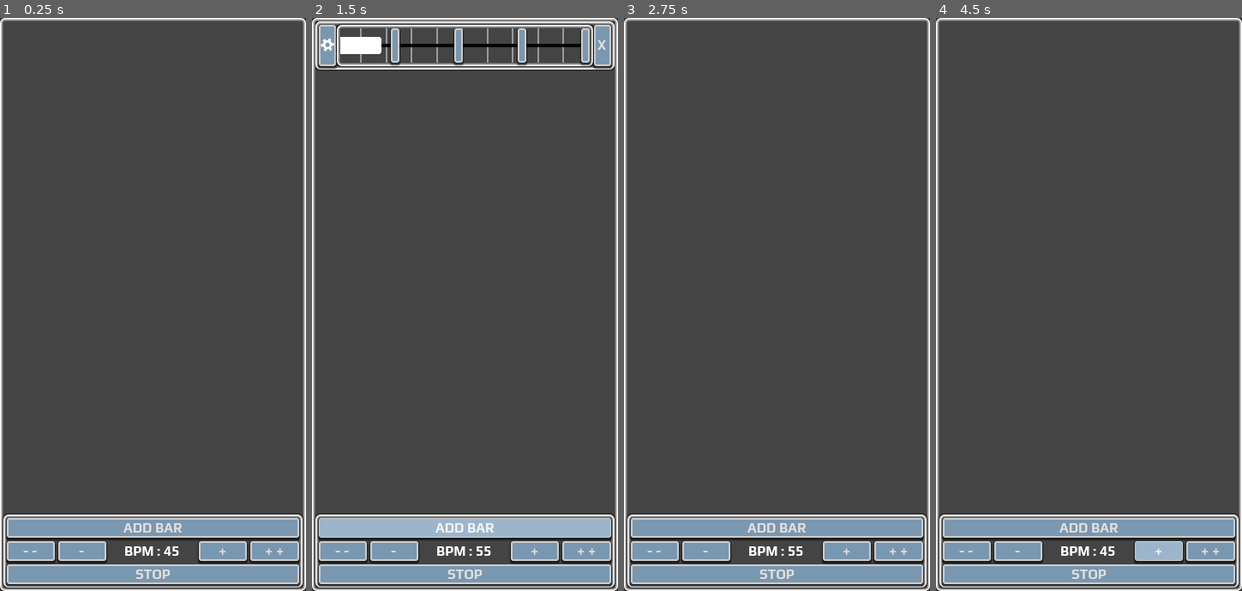
Above: before the commit, frames 1-4 (left to right).
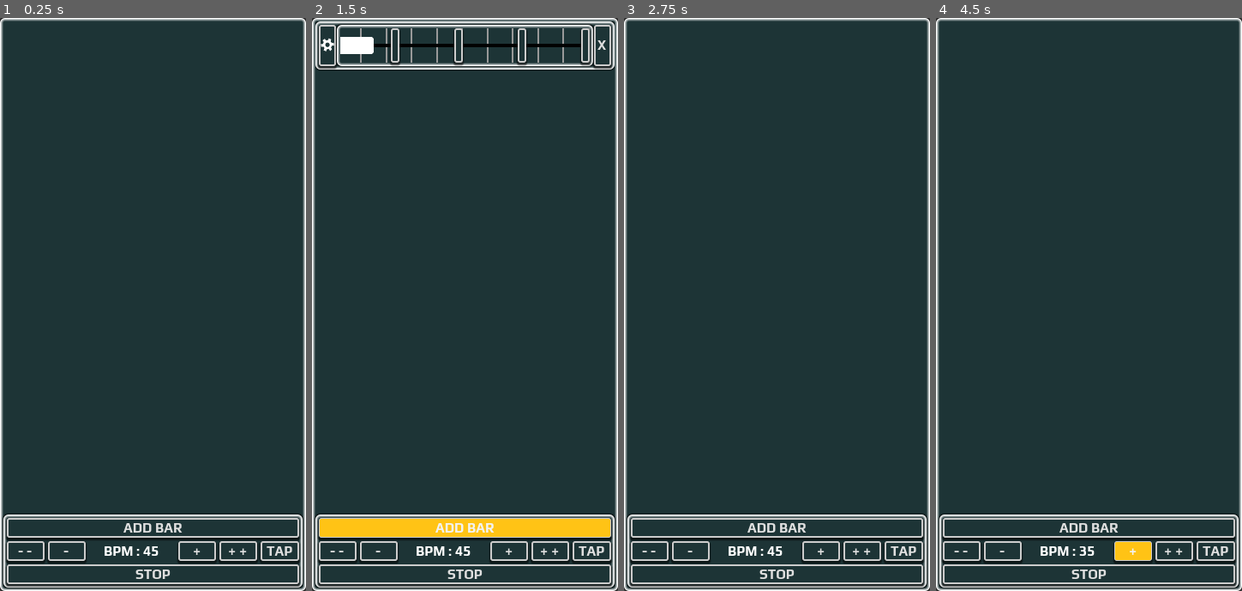
Above: after the commit, the same moments.

Repository: DonKoutsou/Metronomicon
Game: Godot game, scene res://Scenes/main.tscn
The game is run twice, just before and just after one commit, with the same random seed, the same clock (stepped at 60 frames per second) and the same inputs.
Inputs (mouse positions are in pixels of both pictures, inside the frame that each line leads up to):
- Up to frame 1 (0.25 s): no input
- Up to frame 2 (1.5 s): click (590, 550) at 0.5 s, where only the run after the commit has a clickable "TAP"; click "ADD BAR" at 1.25 s
- Up to frame 3 (2.75 s): click "X" at 2 s
- Up to frame 4 (4.5 s): click "- -" at 2.75 s; click "-" at 3.5 s; click "+" at 4.25 s

The runs differ from the first frame. In frame 1, 93% of the frame differs, in the area x 0-100%, y 0-100%; in frame 2, 90%; in frame 3, 93%; in frame 4, 93%.

Commit message:
Tap bpm and theme color change

Diff:
--- a/Scenes/main.tscn
+++ b/Scenes/main.tscn
@@ -89,6 +89,11 @@
 size_flags_horizontal = 3
 text = "+ +"
 
+[node name="tapbpm" type="Button" parent="PanelContainer/VBoxContainer/PanelContainer/VBoxContainer/HBoxContainer"]
+layout_mode = 2
+size_flags_horizontal = 3
+text = "TAP"
+
 [node name="Pause" type="Button" parent="PanelContainer/VBoxContainer/PanelContainer/VBoxContainer"]
 layout_mode = 2
 text = "STOP"
@@ -102,6 +107,7 @@
 [connection signal="pressed" from="PanelContainer/VBoxContainer/PanelContainer/VBoxContainer/HBoxContainer/LowerBPM" to="." method="_on_lower_bpm_pressed"]
 [connection signal="pressed" from="PanelContainer/VBoxContainer/PanelContainer/VBoxContainer/HBoxContainer/IncreaceBPM" to="." method="_on_increace_bpm_pressed"]
 [connection signal="pressed" from="PanelContainer/VBoxContainer/PanelContainer/VBoxContainer/HBoxContainer/IncreaceBPM2" to="." method="_on_increace_bpm_2_pressed"]
+[connection signal="pressed" from="PanelContainer/VBoxContainer/PanelContainer/VBoxContainer/HBoxContainer/tapbpm" to="." method="_on_tapbpm_pressed"]
 [connection signal="pressed" from="PanelContainer/VBoxContainer/PanelContainer/VBoxContainer/Pause" to="." method="_on_pause_pressed"]
 [connection signal="OnSampleLoaded" from="PanelContainer/SampleList" to="." method="_on_sample_list_on_sample_loaded"]
 [connection signal="OnSamplesCleared" from="PanelContainer/SampleList" to="." method="_on_sample_list_on_samples_cleared"]
--- a/Sripts/main.gd
+++ b/Sripts/main.gd
@@ -119,3 +119,15 @@
 		AvailableSamples[g] = StartingSamples[g]
 
 	SList.SetSamples(AvailableSamples)
+
+var LastTap : float
+
+func _on_tapbpm_pressed() -> void:
+	var NewTime = Time.get_ticks_msec()
+	if (LastTap > 0):
+		var dif = NewTime - LastTap
+		print("Tap differance is {0} ms. Setting BPM to {1}".format([dif, 60000 / dif]))
+		CurrentBPM = 60000 / dif
+		OnBPMChanged()
+
+	LastTap = Time.get_ticks_msec()
--- a/UITheme/ButtonHover.tres
+++ b/UITheme/ButtonHover.tres
@@ -1,7 +1,7 @@
 [gd_resource type="StyleBoxFlat" format=3 uid="uid://brhci74jg34yr"]
 
 [resource]
-bg_color = Color(0.611389, 0.710322, 0.79631, 1)
+bg_color = Color(1, 0.763983, 0.0812772, 1)
 border_width_left = 1
 border_width_top = 1
 border_width_right = 1
--- a/UITheme/ButtonNormal.tres
+++ b/UITheme/ButtonNormal.tres
@@ -1,7 +1,7 @@
 [gd_resource type="StyleBoxFlat" format=3 uid="uid://dbf58y6h43lm0"]
 
 [resource]
-bg_color = Color(0.477884, 0.591674, 0.68958, 1)
+bg_color = Color(0.11435, 0.205627, 0.212156, 1)
 border_width_left = 2
 border_width_top = 2
 border_width_right = 2
--- a/UITheme/ButtonPressed.tres
+++ b/UITheme/ButtonPressed.tres
@@ -1,7 +1,7 @@
 [gd_resource type="StyleBoxFlat" format=3 uid="uid://ciwnelxsnb6hv"]
 
 [resource]
-bg_color = Color(0.293716, 0.388058, 0.468522, 1)
+bg_color = Color(0.0755156, 0.146343, 0.15141, 1)
 border_width_left = 2
 border_width_top = 2
 border_width_right = 2
--- a/UITheme/Panel.tres
+++ b/UITheme/Panel.tres
@@ -1,7 +1,7 @@
 [gd_resource type="StyleBoxFlat" format=3 uid="uid://bgk7m71bdy3kb"]
 
 [resource]
-bg_color = Color(0.266818, 0.266818, 0.266818, 1)
+bg_color = Color(0.11435, 0.205627, 0.212156, 1)
 border_width_left = 4
 border_width_top = 4
 border_width_right = 4
Not shown, changed: export_presets.cfg
